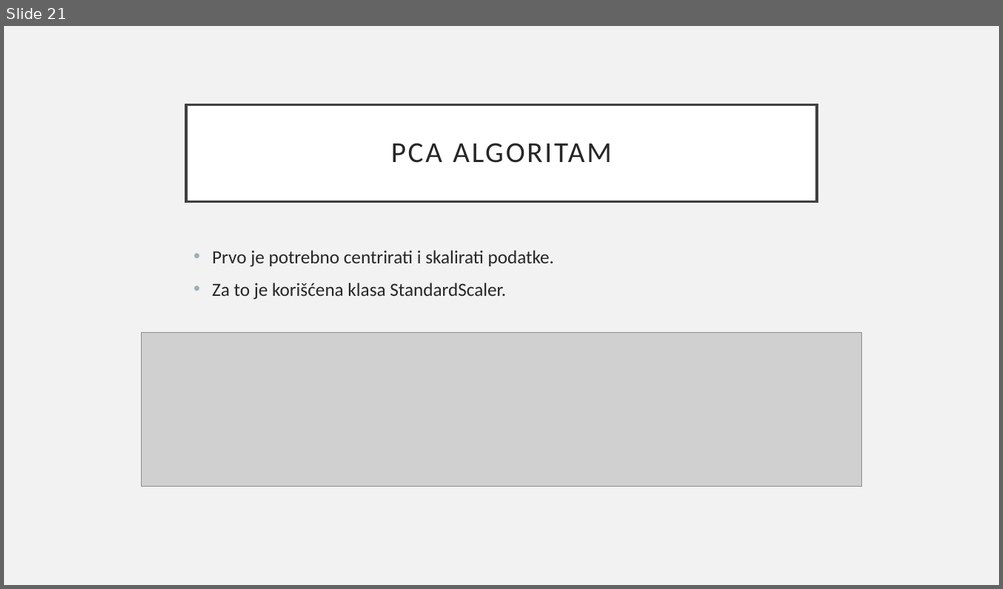
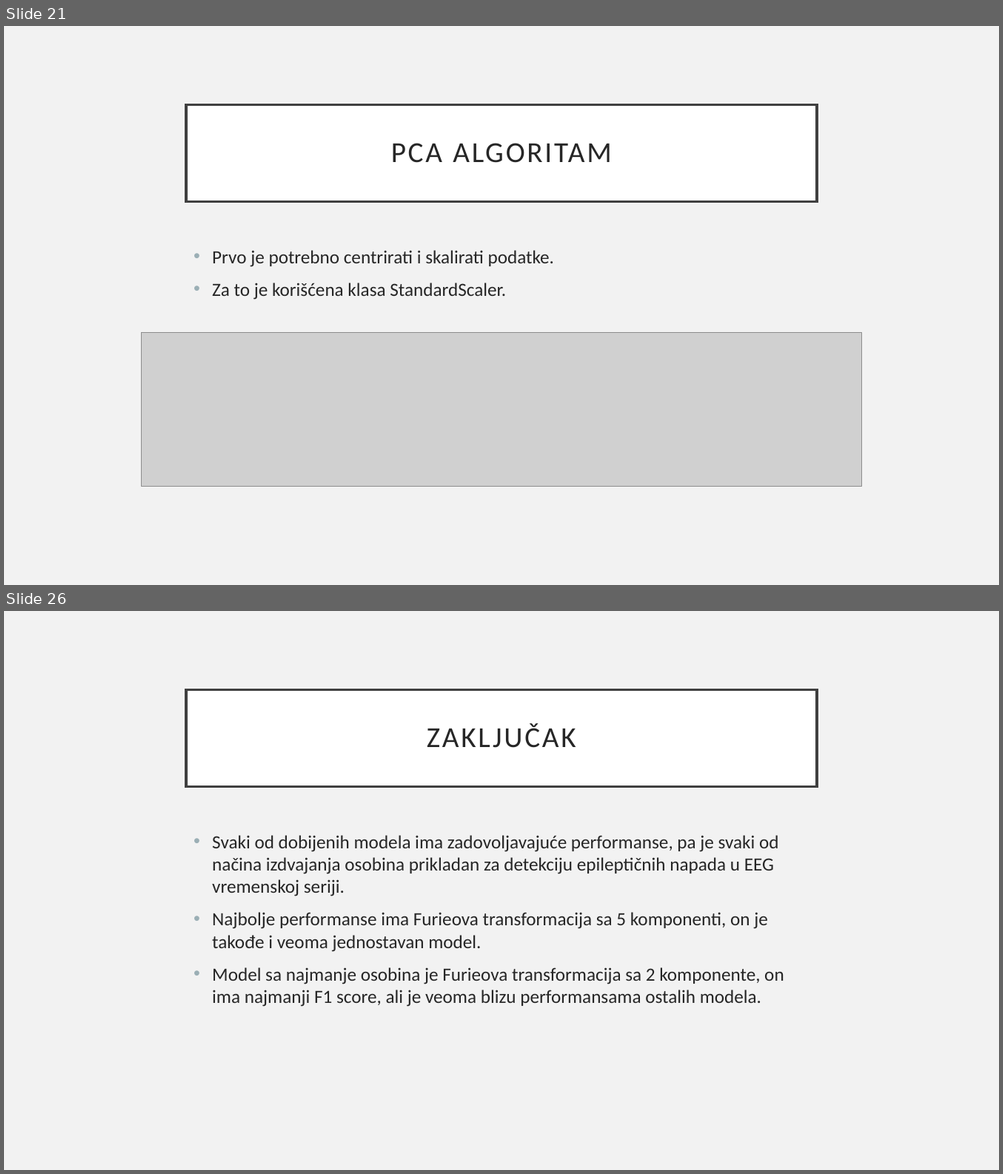
Before and after one commit to mijatkrivokapic/Epileptic-Seizure-Recognition, a slide deck: Detekcija epileptičnih napada pomoću EEG vremenske serije.pptx. Shown one above the other, each under a label of ours: slide 21 before the commit, slides 21 and 26 after it; the slides between them are not shown. The pictures are 1003x589 and 1003x1174 pixels, drawn with LibreOffice and Linux fonts; fonts in the diff are those of the drawing; grey boxes stand for pictures. Boxes give left, top, right and bottom in pixels: in the first picture for what was removed or moved away, otherwise in the second. Text is boxed around its words. In the diff, an @@ line names an element or a change of style, - is before the commit and + after.

```diff
--- a/Detekcija epileptičnih napada pomoću EEG vremenske serije.pptx
+++ b/Detekcija epileptičnih napada pomoću EEG vremenske serije.pptx
@@ slide 26 added at [4,611,999,1170], background #F2F2F2 @@
@@ title added at [186,689,817,786], fill #FFFFFF, outline #404040 2.5 pt, 28 pt, text #262626 @@
+ZAKLJUČAK
@@ text added at [212,835,784,1007], 18 pt, text #262626 @@
+• Svaki od dobijenih modela ima zadovoljavajuće performanse, pa je svaki od načina izdvajanja osobina prikladan za detekciju epileptičnih napada u EEG vremenskoj seriji.
+• Najbolje performanse ima Furieova transformacija sa 5 komponenti, on je takođe i veoma jednostavan model.
+• Model sa najmanje osobina je Furieova transformacija sa 2 komponente, on ima najmanji F1 score, ali je veoma blizu performansama ostalih modela.
```
Also in this commit, not shown: 7 slides changed, 7 other slides added, 4 slides removed, 1 other file.
